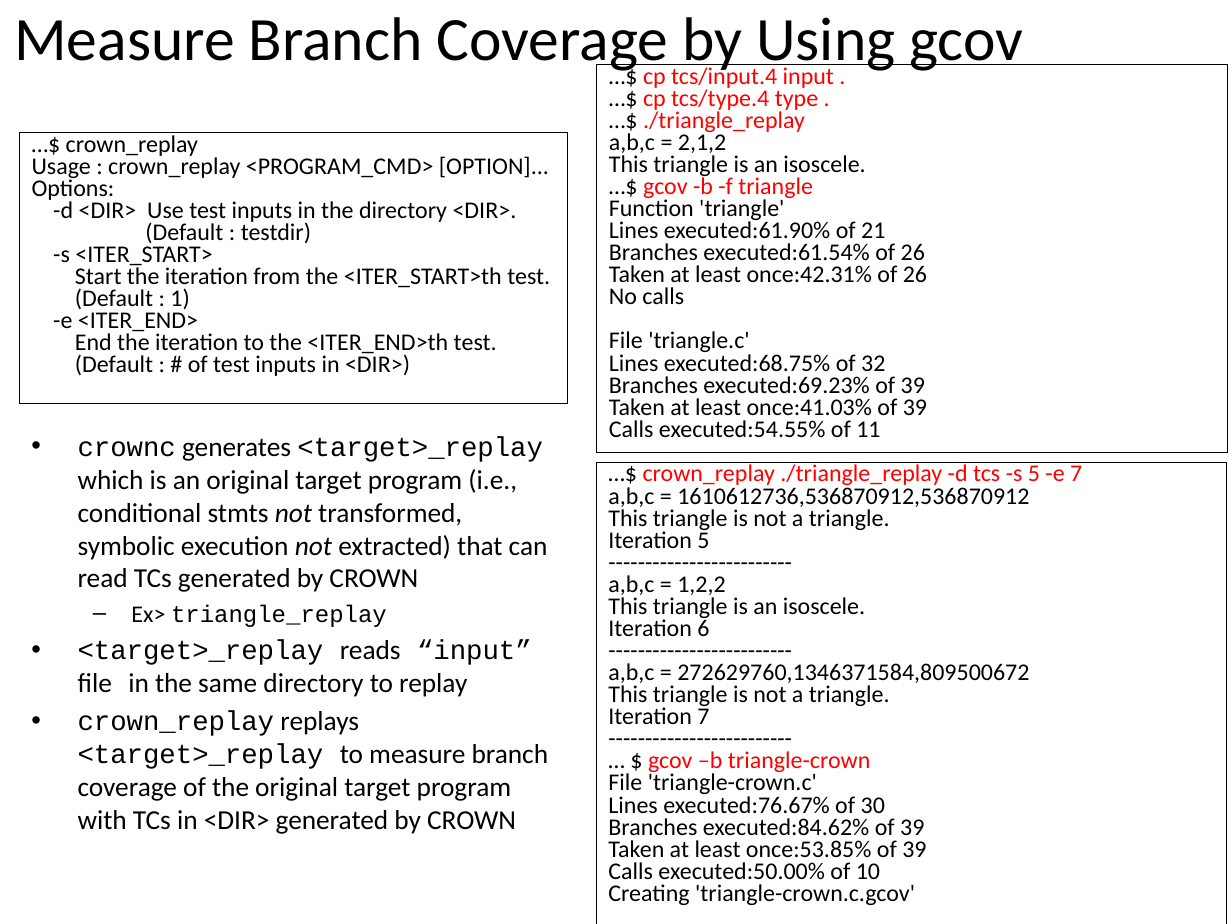
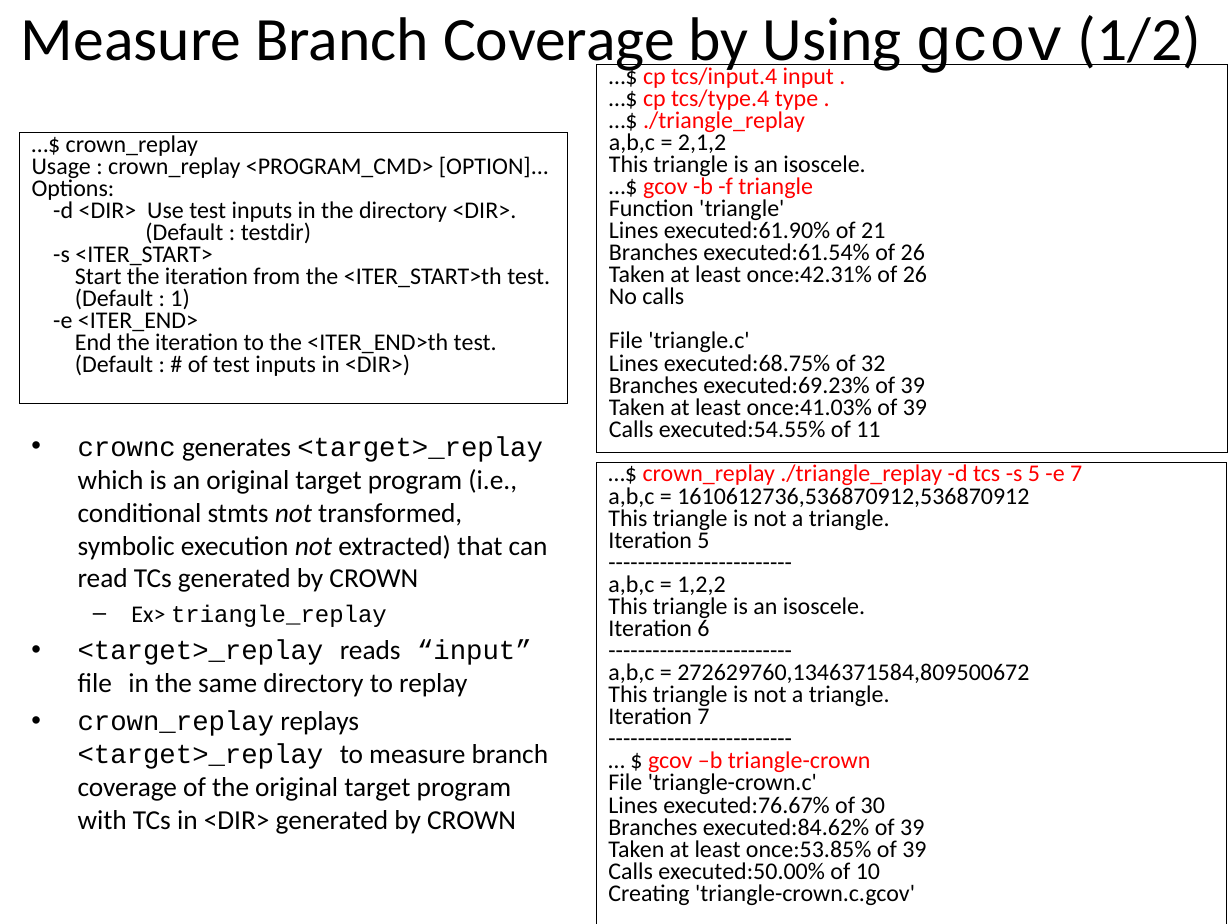
Before and after one commit to swtv-kaist/cs458-spring23, a slide deck: slide 19 of 3-fuzz-concolic/lec32-crown_tutorial-v3.pptx (slide 20 before the commit). Drawn at 1232x924 pixels with LibreOffice and Linux fonts; fonts in the diff are those of the drawing; background and template pictures are left out. Boxes give left, top, right and bottom in pixels: in the first picture for what was removed or moved away, otherwise in the second. Text is boxed around its words. In the diff, an @@ line names an element or a change of style, - is before the commit and + after.

```diff
--- a/3-fuzz-concolic/lec32-crown_tutorial-v3.pptx
+++ b/3-fuzz-concolic/lec32-crown_tutorial-v3.pptx
@@ title at bbox=[21, 15, 1201, 75]: text changed @@
-Measure Branch Coverage by Using gcov
+Measure Branch Coverage by Using gcov (1/2)
```
Also in this commit, not shown: 1 slide added, 1 slide removed, 5 other files.
